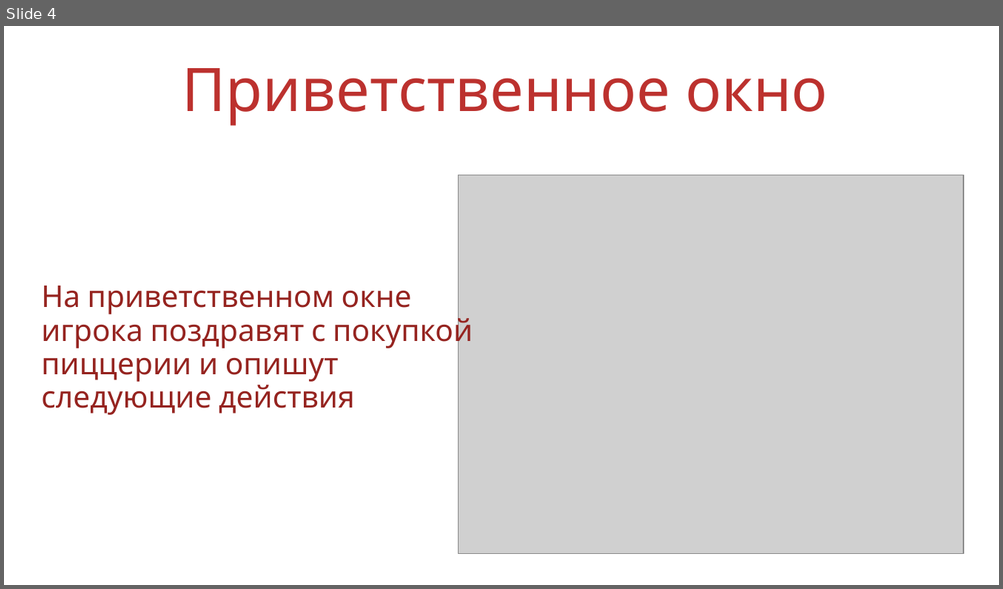
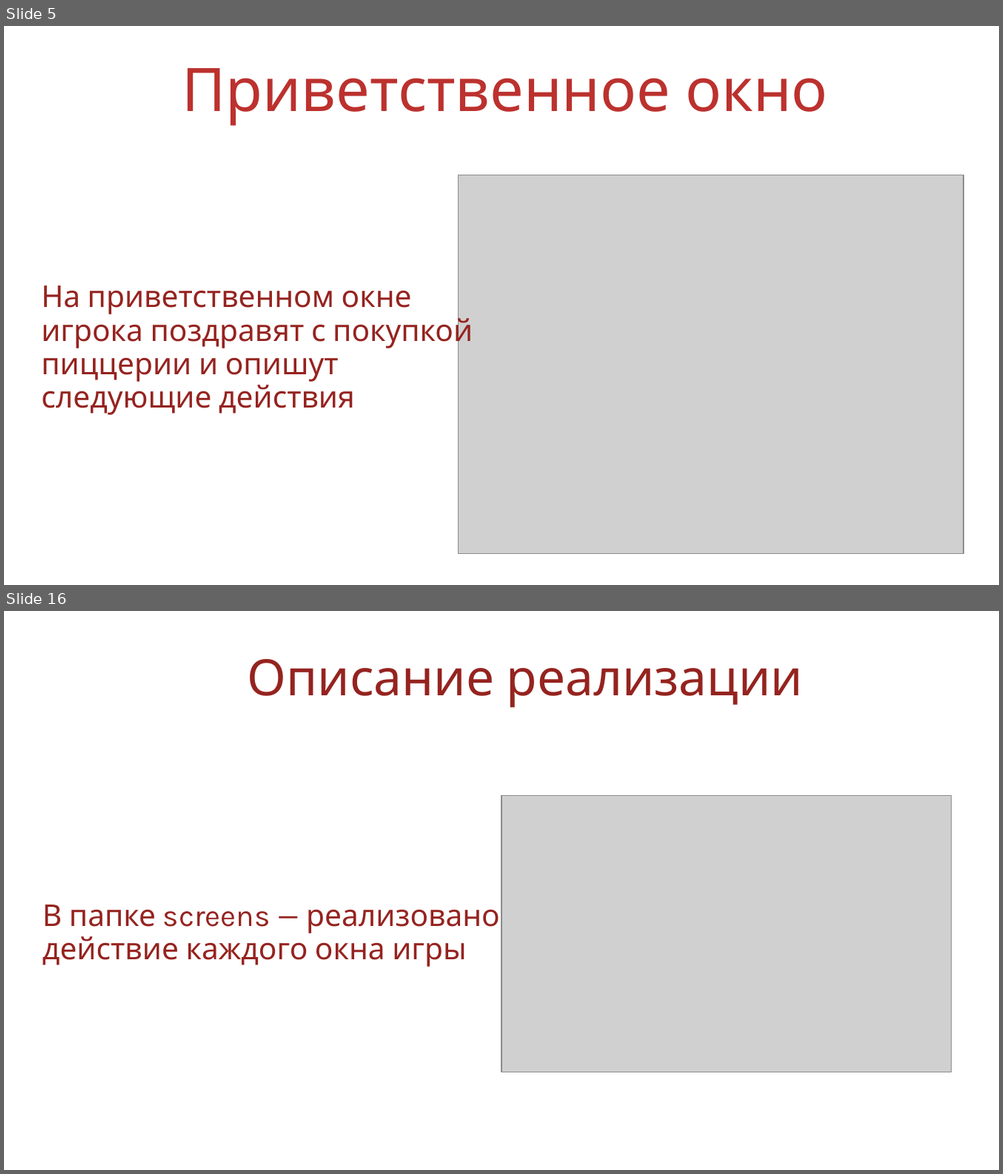
Before and after one commit to KsenyaShestakova/pygame_project, a slide deck: Защита/презентация пицца.ppt. Shown one above the other, each under a label of ours: slide 4 before the commit, slides 5 and 16 after it; the slides between them are not shown. The pictures are 1003x589 and 1003x1174 pixels, drawn with LibreOffice and Linux fonts; fonts in the diff are those of the drawing; grey boxes stand for pictures; background and template pictures are left out. Boxes give left, top, right and bottom in pixels: in the first picture for what was removed or moved away, otherwise in the second. Text is boxed around its words. In the diff, an @@ line names an element or a change of style, - is before the commit and + after.

```diff
--- a/Защита/презентация пицца.ppt
+++ b/Защита/презентация пицца.ppt
@@ slide 16 added at bbox=[4, 611, 999, 1170], background picture (left out) @@
@@ text added at bbox=[247, 659, 802, 708], 40 pt, text #95231F @@
+Описание реализации
@@ picture added at bbox=[501, 796, 950, 1073] @@
@@ text added at bbox=[42, 905, 500, 967], 24 pt, text #95231F @@
+В папке screens — реализовано
+действие каждого окна игры
@@ what was slide 4 is now slide 5 @@
```
Also in this commit, not shown: 3 slides changed, 9 other slides added, 6 other files.
